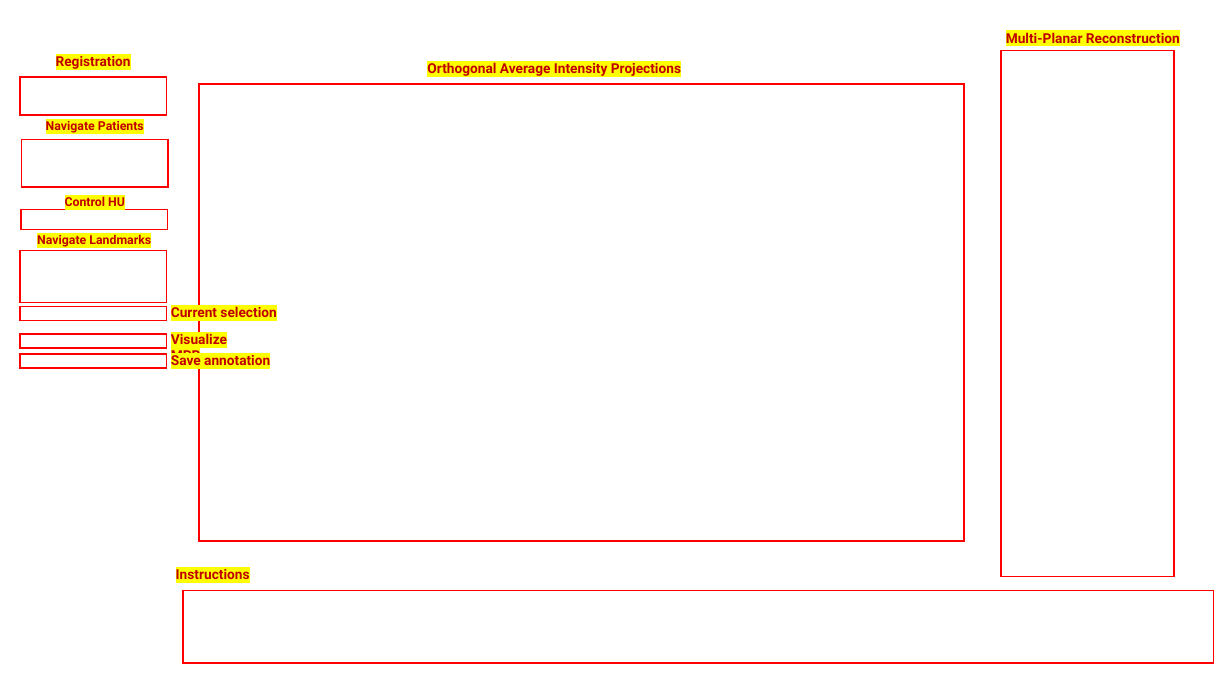
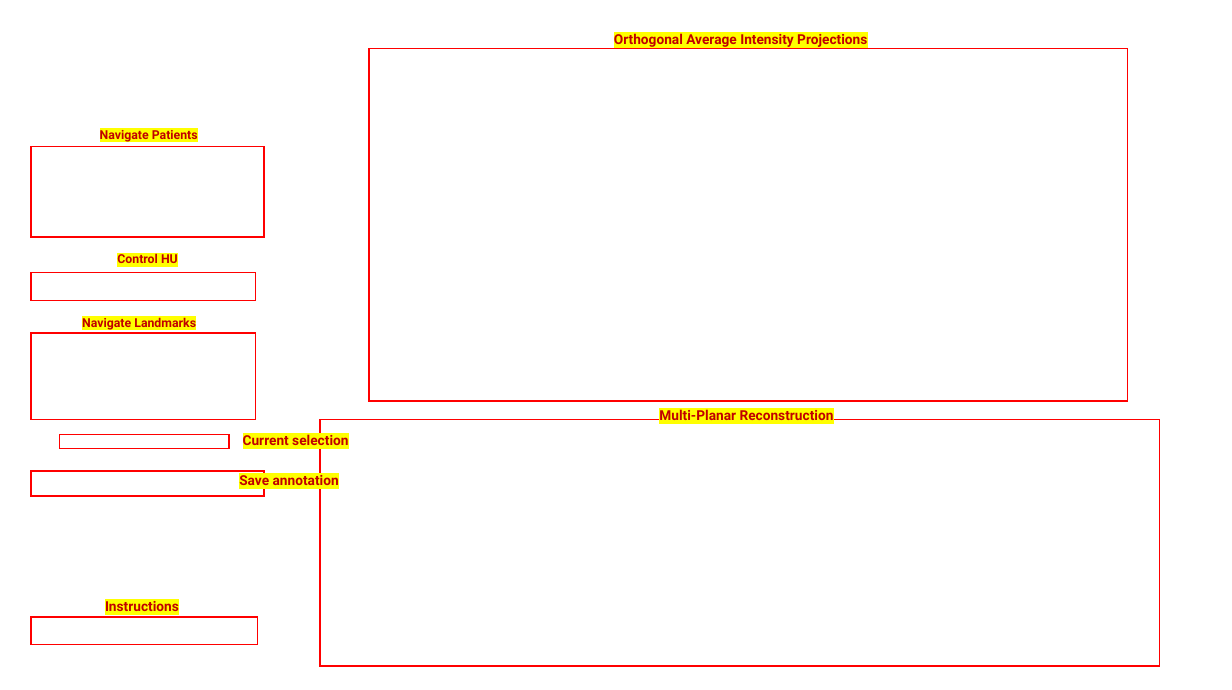
Before and after one commit to AhmadArrabi/3D-annotator, a slide deck: slide 1 of assets/overview.pptx. Drawn at 1232x690 pixels with LibreOffice and Linux fonts; fonts in the diff are those of the drawing; background and template pictures are left out. Boxes give left, top, right and bottom in pixels: in the first picture for what was removed or moved away, otherwise in the second. Text is boxed around its words. In the diff, an @@ line names an element or a change of style, - is before the commit and + after.

```diff
--- a/assets/overview.pptx
+++ b/assets/overview.pptx
@@ text "Orthogonal Average Intensity Projections": place and size @@
-text "Orthogonal Average Intensity Projections" at (427, 60, 681, 76)
+text "Orthogonal Average Intensity Projections" at (614, 33, 867, 49)
@@ text removed at (56, 53, 131, 69) @@
-Registration
@@ rectangle: place and size @@
-rectangle at (199, 84, 964, 541)
+rectangle at (369, 49, 1128, 401)
@@ rectangle removed at (1001, 50, 1174, 576) @@
@@ rectangle removed at (20, 77, 166, 115) @@
@@ rectangle: place and size @@
-rectangle at (22, 139, 168, 187)
+rectangle at (31, 146, 264, 237)
@@ text "Navigate Patients": place and size @@
-text "Navigate Patients" at (46, 121, 144, 133)
+text "Navigate Patients" at (100, 127, 198, 142)
@@ rectangle removed at (21, 209, 168, 230) @@
@@ text "Control HU": place and size @@
-text "Control HU" at (65, 196, 125, 206)
+text "Control HU" at (117, 252, 178, 263)
@@ rectangle: place and size @@
-rectangle at (20, 251, 167, 303)
+rectangle at (31, 273, 256, 300)
@@ rectangle removed at (20, 307, 167, 321) @@
@@ text "Navigate Landmarks": place and size @@
-text "Navigate Landmarks" at (37, 234, 151, 247)
+text "Navigate Landmarks" at (82, 315, 196, 330)
@@ rectangle: place and size @@
-rectangle at (20, 354, 167, 368)
+rectangle at (31, 333, 256, 419)
@@ text removed at (171, 331, 227, 364) @@
-Visualize MPR
@@ rectangle: place and size @@
-rectangle at (183, 590, 1213, 663)
+rectangle at (320, 419, 1160, 666)
@@ text "Multi-Planar Reconstruction": place and size @@
-text "Multi-Planar Reconstruction" at (1006, 32, 1180, 47)
+text "Multi-Planar Reconstruction" at (659, 407, 834, 420)
@@ rectangle: place and size @@
-rectangle at (20, 334, 167, 348)
+rectangle at (60, 435, 229, 449)
@@ text "Current selection": place and size @@
-text "Current selection" at (171, 304, 276, 317)
+text "Current selection" at (243, 432, 348, 445)
@@ rectangle added at (31, 471, 264, 496), outline #FF0000 2.25 pt @@
@@ text "Save annotation": place and size @@
-text "Save annotation" at (171, 352, 270, 365)
+text "Save annotation" at (239, 475, 339, 490)
@@ text "Instructions": place and size @@
-text "Instructions" at (176, 566, 250, 579)
+text "Instructions" at (105, 598, 179, 611)
@@ rectangle added at (31, 617, 257, 645), outline #FF0000 2.25 pt @@
```
Also in this commit, not shown: 1 other file.
